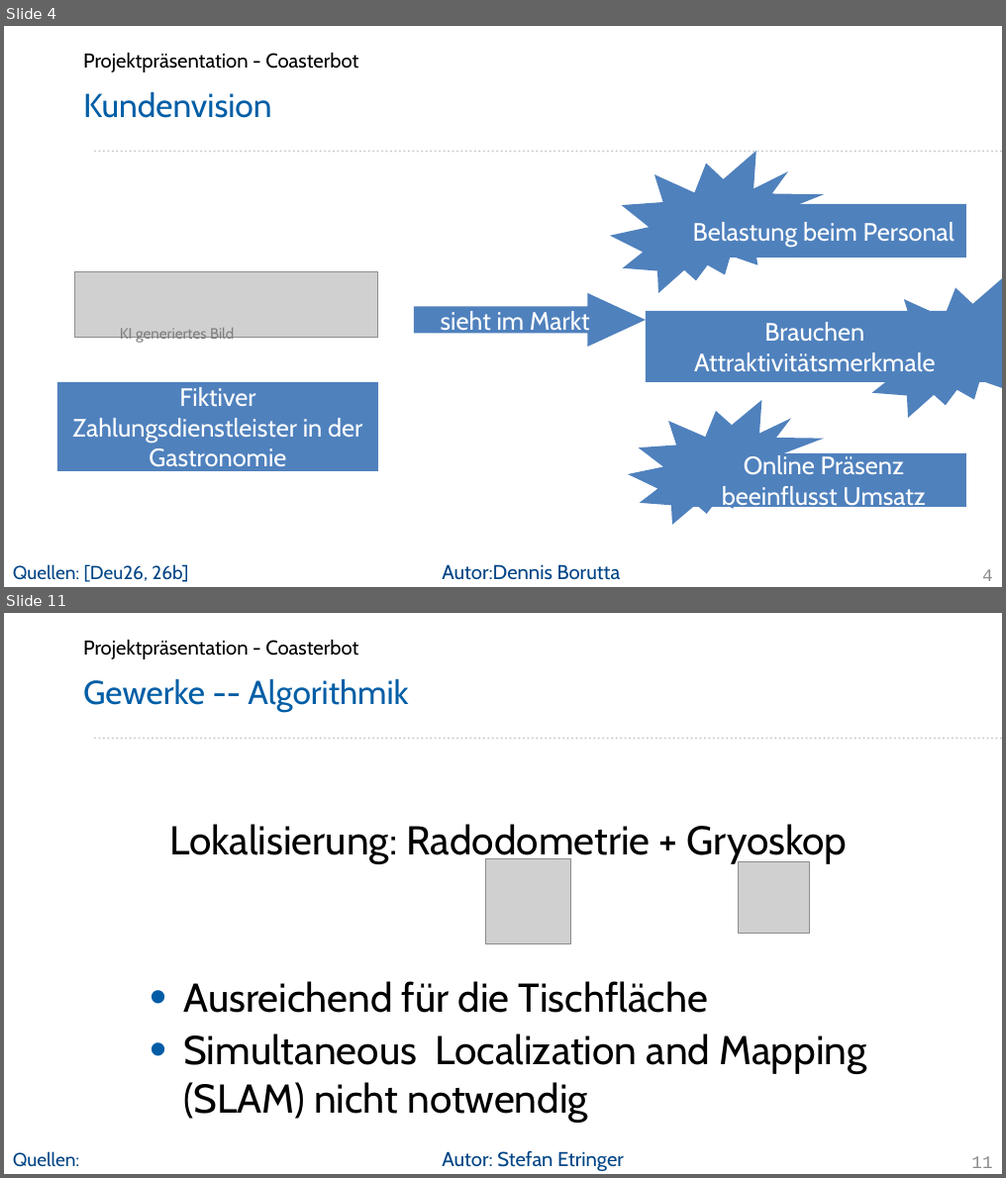
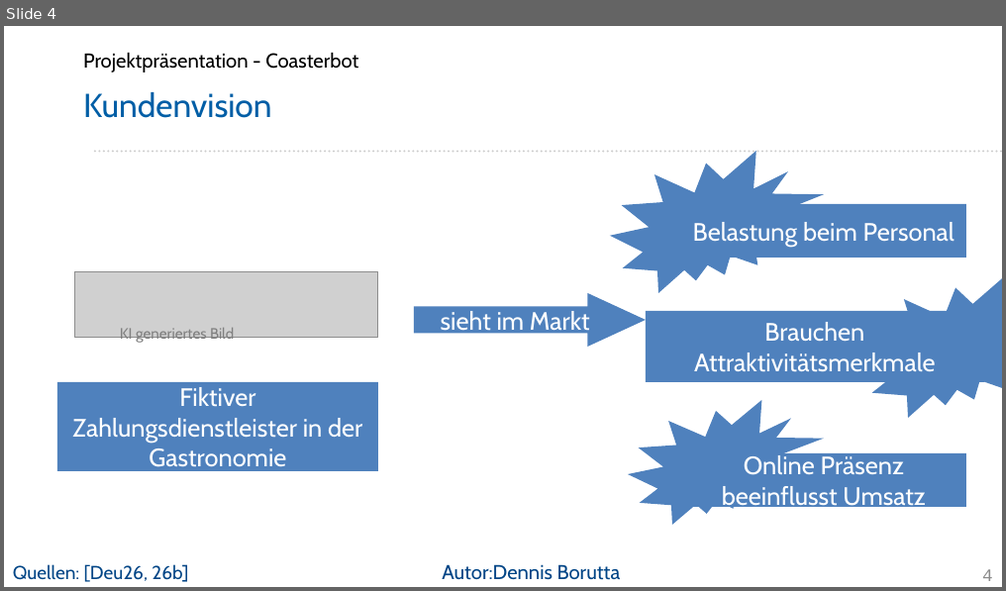
Before and after one commit to Project-CoasterBot/coasterbot, a slide deck: M6_Projekträsentation/se_Projektpräsentation_Coasterbot.odp. Shown one above the other, each under a label of ours: slides 4 and 11 before the commit, slide 4 after it; the slides between them are not shown. The pictures are 1006x1178 and 1006x591 pixels, drawn with LibreOffice and Linux fonts; fonts in the diff are those of the drawing; grey boxes stand for pictures; background and template pictures are left out. Boxes give left, top, right and bottom in pixels: in the first picture for what was removed or moved away, otherwise in the second. Text is boxed around its words. In the diff, an @@ line names an element or a change of style, - is before the commit and + after.

```diff
--- a/M6_Projekträsentation/se_Projektpräsentation_Coasterbot.odp
+++ b/M6_Projekträsentation/se_Projektpräsentation_Coasterbot.odp
@@ slide 11 removed at box(4, 613, 1002, 1174), background #FFFFFF; not listed: 1 template element that a slide beside it also shows @@
@@ text removed at box(83, 639, 358, 660) @@
-Projektpräsentation - Coasterbot
@@ title removed at box(83, 679, 408, 712) @@
-Gewerke -- Algorithmik
@@ text removed at box(169, 824, 867, 1122) @@
-Lokalisierung: Radodometrie + Gryoskop
-• Ausreichend für die Tischfläche
-• Simultaneous Localization and Mapping (SLAM) nicht notwendig
@@ picture removed at box(486, 860, 571, 945) @@
@@ picture removed at box(739, 862, 810, 935) @@
@@ text removed at box(13, 1152, 79, 1167) @@
-Quellen:
@@ text removed at box(442, 1151, 624, 1171) @@
-Autor: Stefan Etringer
@@ page number removed at box(971, 1157, 992, 1168) @@
-11
```
Also in this commit, not shown: 11 slides changed, 2 slides added, 4 other slides removed.
